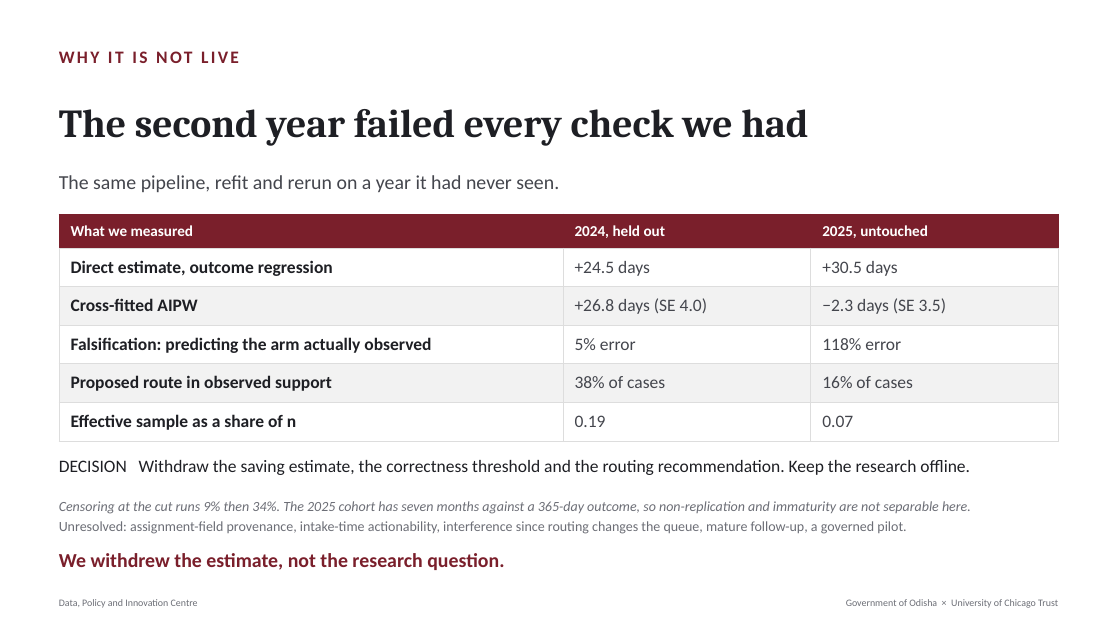
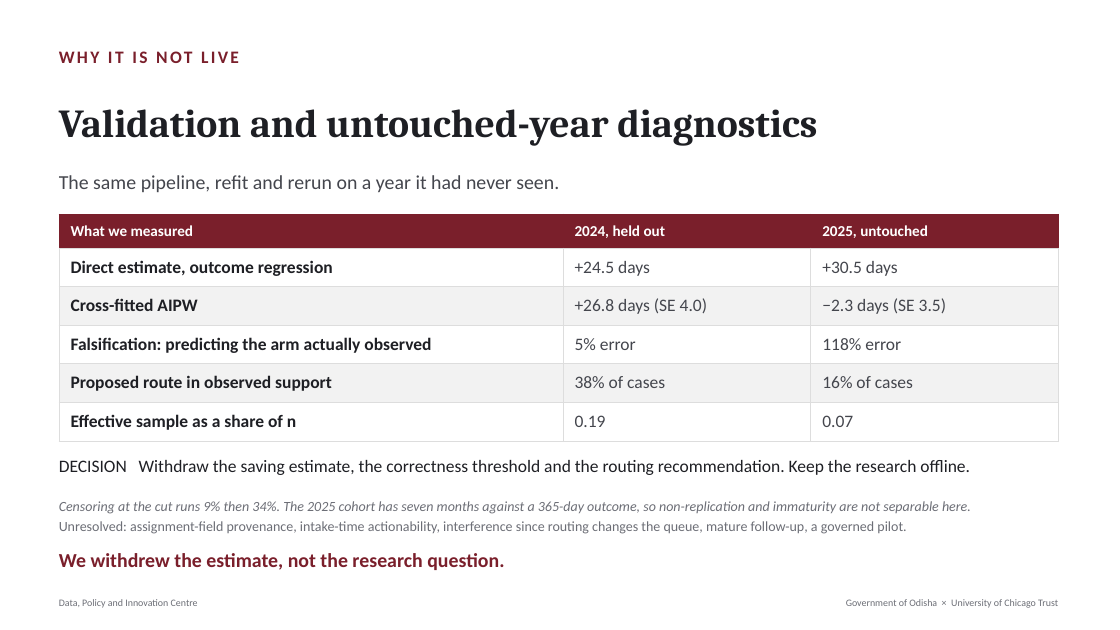
Before and after one commit to Data-Policy-and-Innovation-Centre/janasunani, a slide deck: slide 8 of docs/presentations/2026-08-24-timing-quality/Janasunani_2.0_Timing_and_Quality.pptx. Drawn at 1120x630 pixels with LibreOffice and Linux fonts; fonts in the diff are those of the drawing. Boxes give left, top, right and bottom in pixels: in the first picture for what was removed or moved away, otherwise in the second. Text is boxed around its words. In the diff, an @@ line names an element or a change of style, - is before the commit and + after.

```diff
--- a/docs/presentations/2026-08-24-timing-quality/Janasunani_2.0_Timing_and_Quality.pptx
+++ b/docs/presentations/2026-08-24-timing-quality/Janasunani_2.0_Timing_and_Quality.pptx
@@ text at [59,109,817,146]: text changed @@
-The second year failed every check we had
+Validation and untouched-year diagnostics
```
Also in this commit, not shown: 7 other slides changed, 4 other files.
